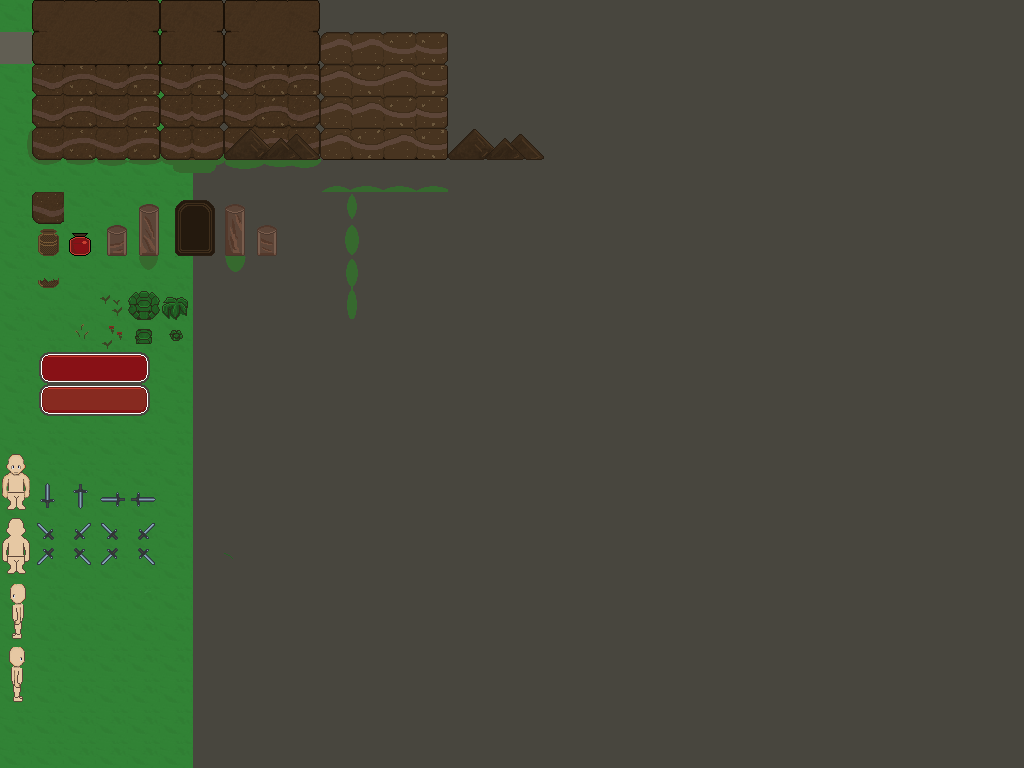
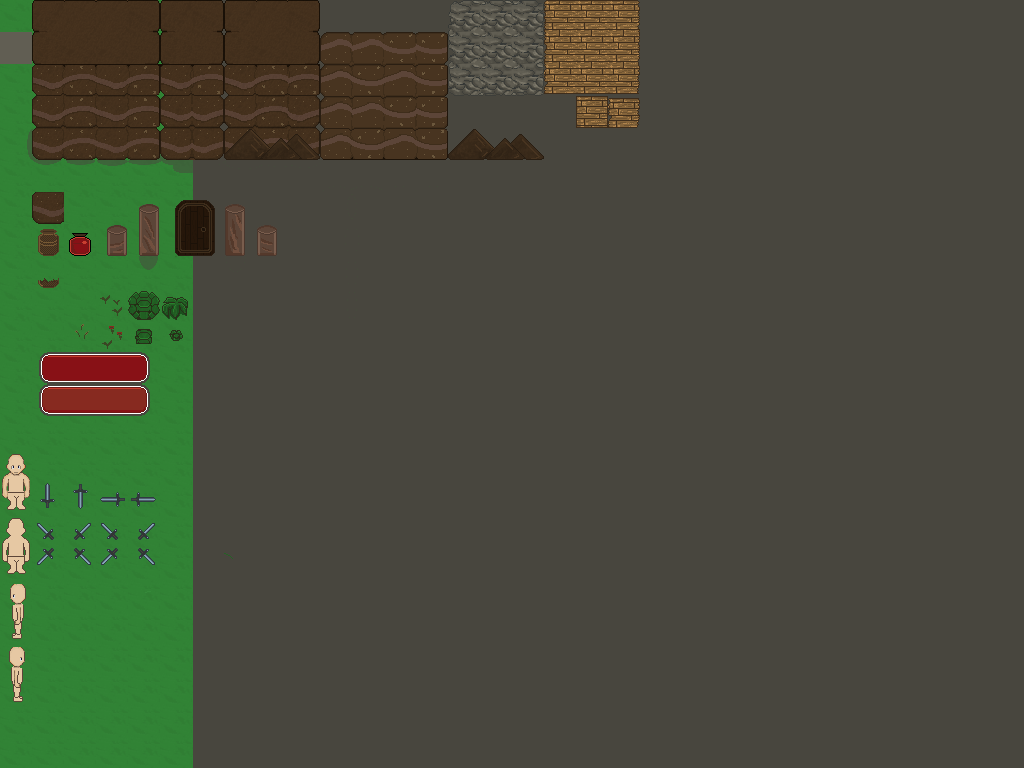
Revision of a layered 1024 × 768 image; what changed, layer by layer:
painted on "Door copy" over (x1=176, y1=201, x2=214, y2=255)
added layer "Door texture" (soft light, 56%) above "Door" over (x1=176, y1=201, x2=214, y2=255)
painted on "Door" over (x1=176, y1=201, x2=214, y2=255)
"Shade": opacity 100% → 50%, painted on it over (x1=27, y1=129, x2=448, y2=319)
added layer "Wood Horizontal" above "Stone Tiles" over (x1=544, y1=0, x2=640, y2=128)
moved "Stone Tiles" above "Dungeon colors" over (x1=448, y1=0, x2=544, y2=96)
